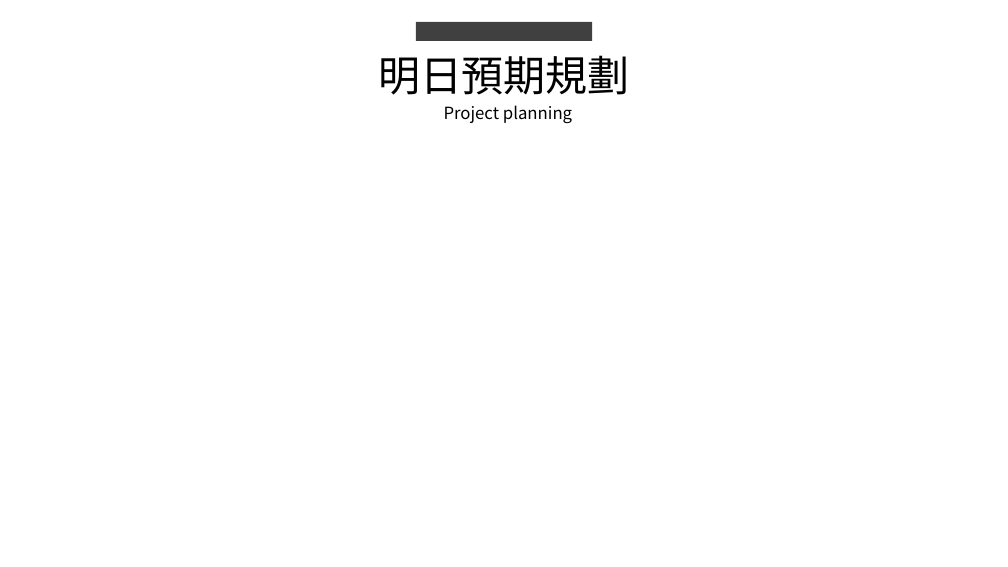
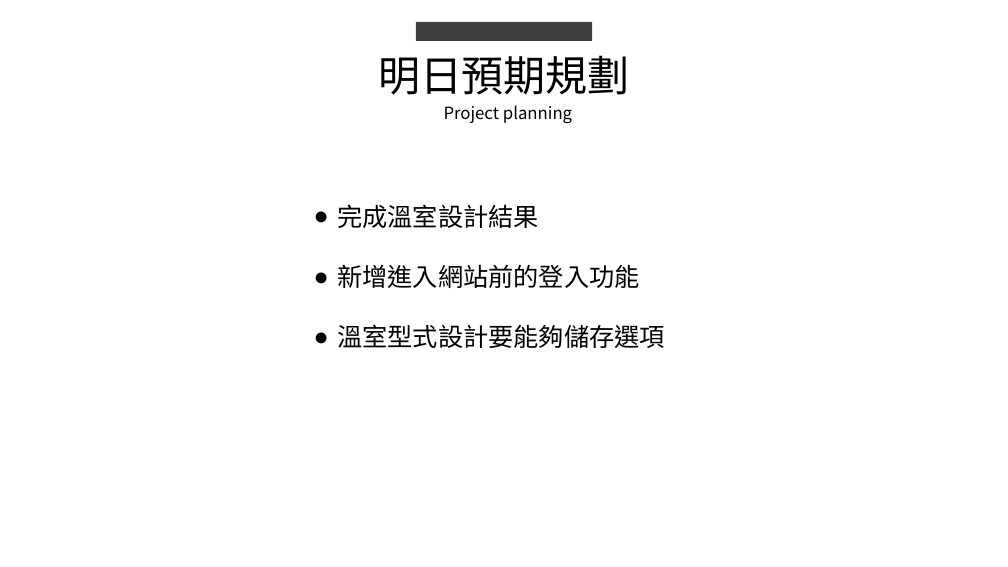
Before and after one commit to king637324/KnowledgeGreenhouseSystem, a slide deck: slide 5 of 工作日報_葉柏漢/2021.09/2021.09.08(加班)~2021.09.09工作日報_葉柏漢.pptx (slide 4 before the commit). Drawn at 1008x567 pixels with LibreOffice and Linux fonts; fonts in the diff are those of the drawing. Boxes give left, top, right and bottom in pixels: in the first picture for what was removed or moved away, otherwise in the second. Text is boxed around its words. In the diff, an @@ line names an element or a change of style, - is before the commit and + after.

```diff
--- a/工作日報_葉柏漢/2021.09/2021.09.08(加班)~2021.09.09工作日報_葉柏漢.pptx
+++ b/工作日報_葉柏漢/2021.09/2021.09.08(加班)~2021.09.09工作日報_葉柏漢.pptx
@@ text added at [337,204,665,348], 24 pt, text #000000 @@
+● 完成溫室設計結果
+● 新增進入網站前的登入功能
+● 溫室型式設計要能夠儲存選項
```
Also in this commit, not shown: 1 other slide changed, 1 slide added, 6 other files.
